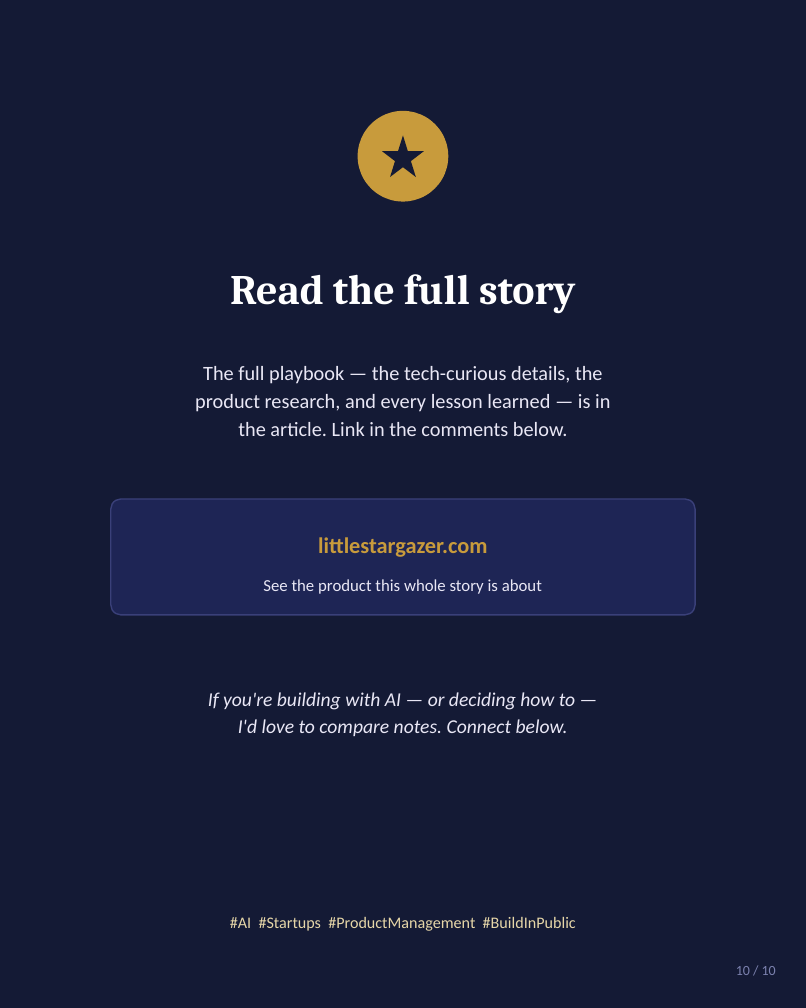
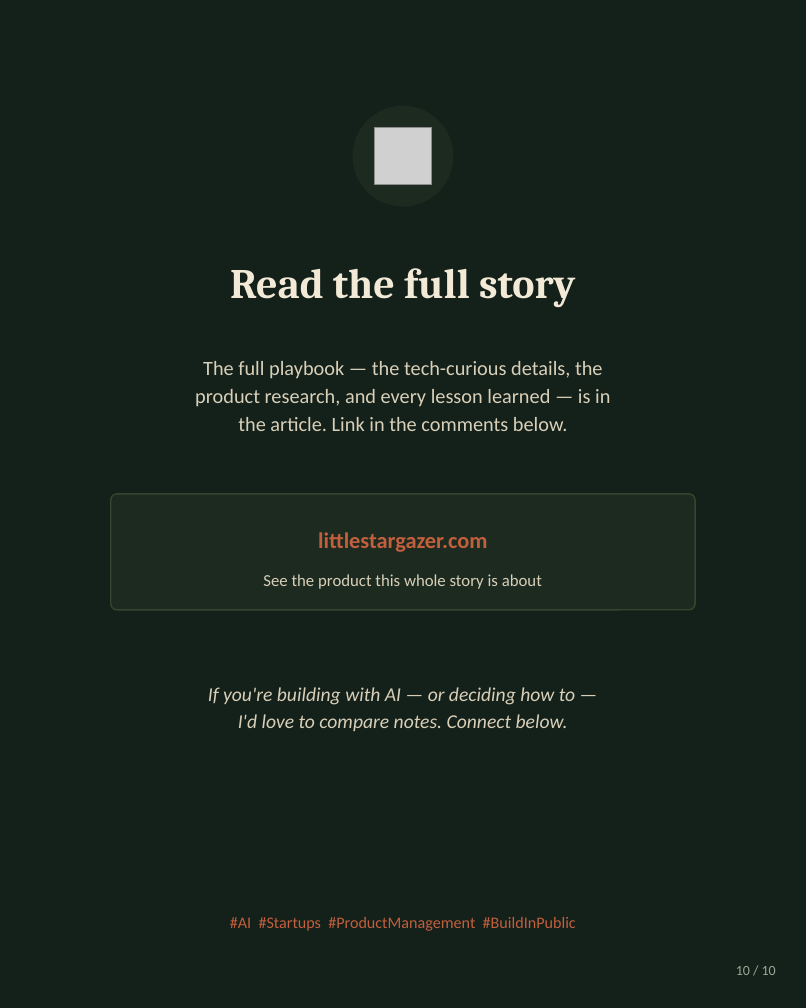
Before and after one commit to vedicastro-alt/AstroEducation, a slide deck: slide 10 of linkedin-carousel.pptx. Drawn at 806x1008 pixels with LibreOffice and Linux fonts; fonts in the diff are those of the drawing; grey boxes stand for pictures. Boxes give left, top, right and bottom in pixels: in the first picture for what was removed or moved away, otherwise in the second. Text is boxed around its words. In the diff, an @@ line names an element or a change of style, - is before the commit and + after.

```diff
--- a/linkedin-carousel.pptx
+++ b/linkedin-carousel.pptx
@@ background #141A35 to #14201A @@
@@ ellipse: place and size @@
-ellipse at (358,111,448,202)
+ellipse at (353,106,453,207)
@@ ellipse at (353,106,453,207): fill #C89B3C to #1C2A20 @@
@@ picture added at (375,128,431,184) @@
@@ star removed at (382,135,423,176) @@
@@ text "Read the full story" at (230,268,576,308): text colour #FFFFFF to #F2EAD6 @@
@@ rounded rectangle: place and size @@
-rounded rectangle at (111,499,695,615)
+rounded rectangle at (111,494,695,610)
@@ rounded rectangle at (111,494,695,610): fill #1E2555 to #1C2A20; outline #3A4079 1 pt to #35462F 1 pt; proportions changed @@
@@ text "littlestargazer.com" at (318,532,487,552): text colour #C89B3C to #C25F3D @@
@@ text colour #E9E7F5 to #D8CFB8 in 3 elements at (195,361,610,431), (263,574,542,589), (208,687,575,731) @@
@@ text "#AI #Startups #ProductManagement #BuildInPublic" at (230,917,576,931): text colour #E6D6A8 to #C25F3D @@
@@ text "10 / 10" at (736,966,776,975): text colour #7B81AE to #9AA894 @@
```
Also in this commit, not shown: 9 other slides changed, 1 other file.
